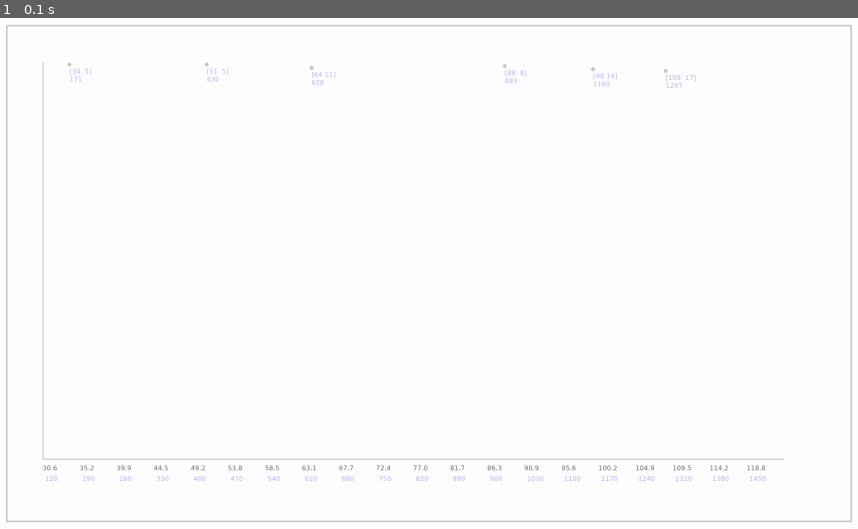
Above: before the commit, frame 1.
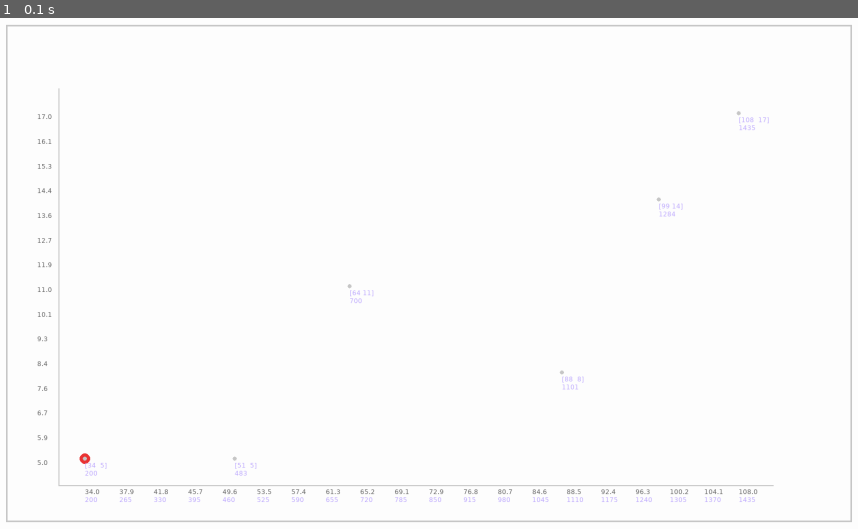
Above: after the commit, the same moment.

Repository: Biuku/LinearRegressionGame
Game: pygame game, started from main.py
The game is run twice, just before and just after one commit, with the same random seed, the same clock (stepped at 60 frames per second) and the same inputs.
Inputs:
- Up to frame 1 (0.1 s): no input

The runs differ from the first frame. In frame 1, 1.7% of the frame differs, in the area x 4-92%, y 8-95%.

Commit message:
X and Y axes scaled well

Diff:
--- a/plot.py
+++ b/plot.py
@@ -1,6 +1,14 @@
-""" April 7, 2021 """
+""" April 10, 2021 """
 
 """ Background objects are like painted scenery. No functional interactions."""
+
+"""
+April 10 to do:
+    - Anchor 0, 0 as the actual min(x), min(y)
+        - Remove the 10% buffers on the graph
+        - Rather, just move the graph some pixels down and left
+"""
+
 
 import pygame
 import numpy as np
@@ -11,71 +19,98 @@
 
     def __init__(self, win, arr):
         pygame.init()
+        self.set = Settings()
         self.win = win
-        self.set = Settings()
-        self.w = 1400
-        self.h = 750
-        self.zero = (120, 850)
+        self.arr = arr
 
-        ### Configure scale of graph
-        self.arr = arr
-        self.x_bounds = None
-        self.y_bounds = None
+        self.w = 1300
+        self.h = 700
+        self.origin = (200, 850) ## Anchor for everything
 
-        self.x_scale = None
-        self.y_scale = None
-
-        self.x_scale_values = None
-        self.x_scale_gap = None
-        self.x_scale_factor = None
-
-        self.configure_graph(arr)
+        self.configure_graph(arr) ### Configure scale of graph
 
 
     def configure_graph(self, arr):
-        x_min, x_max = arr[:,0].min(), arr[:,0].max()
-        y_min, y_max = arr[:,1].min(), arr[:,1].max()
+        self.x_min, self.x_max = arr[:,0].min(), arr[:,0].max()
+        self.y_min, self.y_max = arr[:,1].min(), arr[:,1].max()
 
-        self.x_bounds = ( int(x_min), int(x_max) )
-        self.y_bounds = ( int(y_min), int(y_max) )
-
-        ### Configure x scales
-        num_scales = 20
-
-        self.x_scale_values = np.linspace( (self.x_bounds[0]*0.9), (self.x_bounds[1]*1.1), num_scales).round(1)
-        self.x_scale_gap = self.w // num_scales
+        """ Configure x scales """
+        x_num_scales = 20
+        self.x_scale_gap = self.w / x_num_scales
+        self.x_scale_values = np.linspace( (self.x_min), (self.x_max), x_num_scales)
 
         ### Scale x when drawing it
-        """
-        15.2174 comes from my calulator:  (190-120) / (35.2-30.6)
-        """
-        self.x_scale_factor =  15.2174 #self.w / (x_max - x_min) #15.2
+        data_scale_unit = self.x_scale_values[1] - self.x_scale_values[0]
+        self.x_scale_factor = self.x_scale_gap / data_scale_unit ## (delta graph scale) / (delta data scale)
+
+        """ Configure y scales """
+        y_num_scales = 15
+        self.y_scale_values = np.linspace( (self.y_min), (self.y_max), y_num_scales)
+        self.y_scale_gap = self.h / y_num_scales
+
+        ### Scale y when drawing it
+        data_scale_unit = self.y_scale_values[1] - self.y_scale_values[0]
+        self.y_scale_factor = self.y_scale_gap / data_scale_unit
 
 
+    """ DRAWING """
     def draw(self, arr):
+        self.draw_axes(arr)
+        self.draw_array(arr)
 
-        ### Draw axes
-        w, h = self.w, self.h
+    def draw_axes(self, arr):
+        """ Draw axes """
+        c = self.set.light_grey
+        x, y = self.origin
+        right, top = x + self.w, y - self.h
+        offset = 50
+        offset_x, offset_y = x - offset, y + offset
 
-        left, top = self.zero[0], self.zero[1] - h
-        right, bottom = left + w, top + h
+        pygame.draw.line(self.win, c, (offset_x, offset_y), (offset_x, top), 2)
+        pygame.draw.line(self.win, c, (offset_x, offset_y), (right, offset_y), 2)
 
-        zero_zero = (left, bottom)
-
-        pygame.draw.line(self.win, self.set.light_grey, (left, top), zero_zero, 2)
-        pygame.draw.line(self.win, self.set.light_grey, zero_zero, (right, bottom), 2)
+        """ Tracer -- draw big fugly origin """
+        pygame.draw.circle(self.win, self.set.red, (x, y), 10, 0)
 
 
+        """ Draw x data labels """
+        c = self.set.grey
 
-        """ DRAW ARRAY DOTS """
+        for value in self.x_scale_values:
+            value = round(value, 1)
+            text = self.set.med_font.render(str(value), True, c)
+            self.win.blit( text, (x, offset_y + 5) )
+
+            """ TRACER """
+            text = self.set.med_font.render(str(int(x)), True, self.set.blue)
+            self.win.blit( text, (x, offset_y + 20) )
+
+            ### Not tracer
+            x += self.x_scale_gap
+
+        """ Draw y data labels """
+        x, y = self.origin ## Reset x,y
+        x -= (offset + 40)
+
+        for value in self.y_scale_values:
+            value = round(value, 1)
+            text = self.set.med_font.render(str(value), True, c)
+            self.win.blit( text, (x, y) )
+
+            y -= self.y_scale_gap
+
+
+    def draw_array(self, arr):
         c = self.set.light_grey
+        left, y = self.origin
+        bottom = y
 
         for pair in arr:
-            x_min = self.x_bounds[0]
-            relative_x = pair[0] - (x_min *0.9)
+            relative_x = pair[0] - self.x_min
+            relative_y = pair[1] - self.y_min
 
             x = left + int( relative_x * self.x_scale_factor)
-            y = pair[1] + top
+            y = bottom - int( relative_y * self.y_scale_factor)
 
             pygame.draw.circle(self.win, c, (x, y), 4, 0)
 
@@ -90,21 +125,26 @@
             self.win.blit( text, (x, y+20) )
 
 
-        self.draw_scale(arr)
 
+    """
+    The var's I instantiate from init. Took out of init to reduce clutter...
+    I didn't actually know you could instantiate without a placeholder in init
 
-    def draw_scale(self, arr):
-        c = self.set.grey
-        x, y = self.zero
-        y += 10
+    self.x_minmax = None
+    self.y_minmax = None
 
-        for value in self.x_scale_values:
-            text = self.set.med_font.render(str(value), True, c)
-            self.win.blit( text, (x, y) )
+    self.x_scale = None
+    self.y_scale = None
 
-            """ TRACER """
-            text = self.set.med_font.render(str(x), True, self.set.blue)
-            self.win.blit( text, (x+5, y+20) )
+    self.x_scale_values = None
+    self.x_scale_gap = None
+    self.x_scale_factor = None
 
-            ### Not tracer
-            x += self.x_scale_gap
+    self.x_scale_values = None
+    self.x_scale_gap = None
+    self.x_scale_factor = None
+
+    self.y_scale_values = None
+    self.y_scale_gap = None
+    self.y_scale_factor = None
+    """
Binary file added: Jupyter/data/basic_arr.npy
Not shown, changed: Jupyter/Sandbox 1.ipynb
